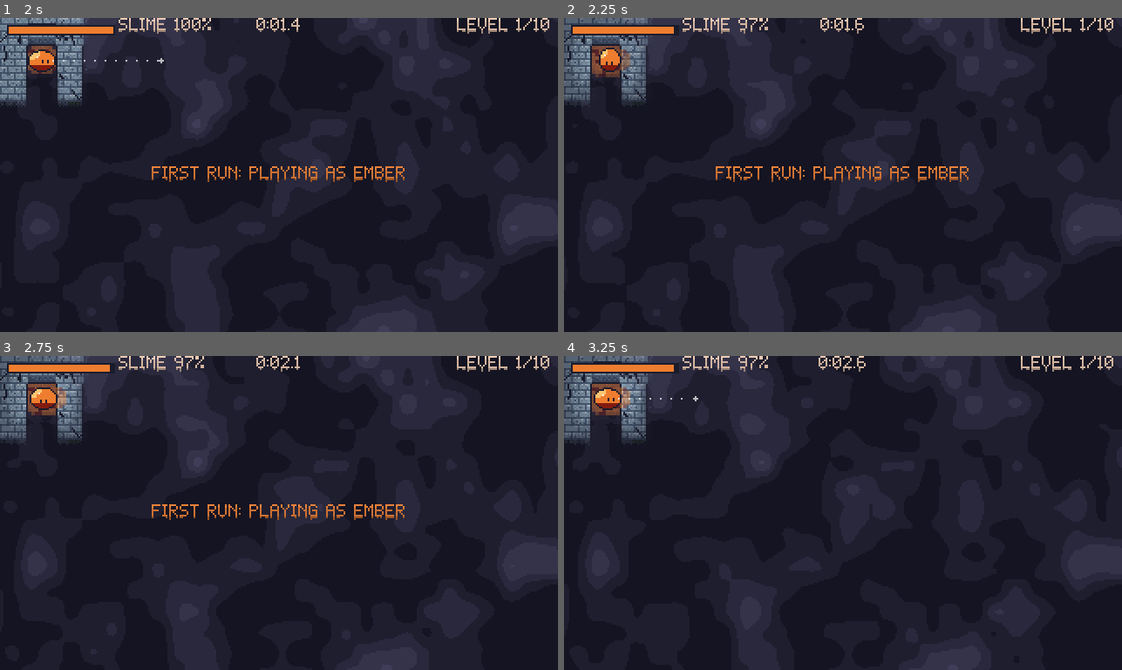
Above: before the commit, frames 1-4 (two rows, left to right).
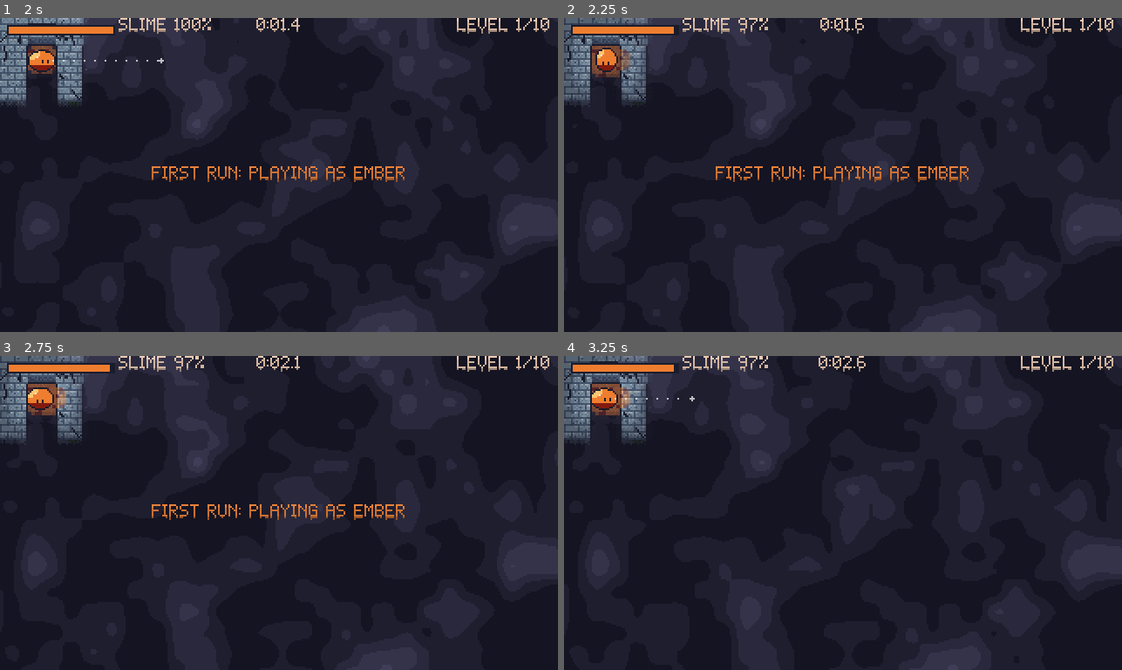
Above: after the commit, the same moments.

Repository: AveryBlue-GD/slime-time
Game: Godot game, scene res://scenes/title.tscn
Two runs of this game, one before a commit and one after it. Both use one fixed random seed, a clock stepped at 60 frames per second and the inputs below.
Inputs (mouse positions are in pixels of both pictures, inside the frame that each line leads up to):
- Up to frame 1 (2 s): click "NEW GAME" at 0.5 s; tap Enter at 1.25 s; move the mouse to (401, 159) at 1.27 s; hold D (move_right) from 1.28 s (still down); hold Space (jump) from 1.28 s (still down); click (401, 159) at 1.42 s
- Up to frame 2 (2.25 s): release D (move_right) at 2 s; release Space (jump) at 2 s; drag from (731, 190) to (815, 237) at 2.02 s
- Up to frame 3 (2.75 s): no input
- Up to frame 4 (3.25 s): move the mouse to (898, 443) at 2.77 s; hold D (move_right) from 2.78 s (still down); hold Space (jump) from 2.78 s (still down); tap J at 2.85 s

Frame 1 is identical in both runs. In frame 2, 0.2% of the frame differs, in the area x 5-11%, y 9-18%; in frame 3, 0.2%; in frame 4, 0.2%, in the area x 4-25%, y 1-18%.

Commit message:
Splats throw the slime back off the wall
Hitting a wall mid-jump now reflects the slime off it and slides it back
by 40% of the jump distance it still had left (so a hard leap into a near
wall bounces ~3 tiles, a gentle hop barely moves). The knockback slide
smears goo but costs no extra slime. test_bounce.gd covers it.

Co-Authored-By: Claude Opus 5.5 <noreply@anthropic.com>

Diff:
--- a/scripts/game.gd
+++ b/scripts/game.gd
@@ -202,7 +202,8 @@
 		var moved := pos.distance_to(last_slime_pos)
 		if moved > 0.0:
 			last_slime_pos = pos
-			slime_remaining = maxf(slime_remaining - moved * slime_cost_per_tile / TILE, 0.0)
+			if not slime.knocked_back:  # a splat's knockback slide is already paid for
+				slime_remaining = maxf(slime_remaining - moved * slime_cost_per_tile / TILE, 0.0)
 			_paint_goo(pos, TRAIL_RADIUS)
 	if not chalice.visible and pos.distance_to(chalice.position) <= CHALICE_REVEAL_DISTANCE + glow_radius * 0.5:
 		chalice.visible = true
--- a/scripts/slime.gd
+++ b/scripts/slime.gd
@@ -18,6 +18,11 @@
 const MAX_JUMP_TILES := 8.0
 const JUMP_SPEED := 220.0
 const SPLAT_STUN := 0.3
+## Splat knockback: the slime is thrown back (reflected off the wall) about this share of the
+## jump distance it still had left when it hit, sliding to a stop on the goo.
+const BOUNCE_FACTOR := 0.4
+## Below this speed a knockback counts as over.
+const KNOCKBACK_END_SPEED := 6.0
 ## How strongly a single-direction press pulls the slime onto the center line of its lane.
 const LANE_PULL := 10.0
 ## Below this speed the slime shows its idle wobble instead of gliding.
@@ -48,6 +53,8 @@
 var _jump_traveled := 0.0
 ## Distance actually flown by the latest jump (shorter than planned when it hits a wall).
 var last_jump_traveled := 0.0
+## True while sliding from a splat's knockback (that slide costs no slime).
+var knocked_back := false
 var _stun_left := 0.0
 var _splat_side := "n"
 var _land_anim_left := 0.0
@@ -161,11 +168,14 @@
 		State.AIRBORNE:
 			_fly(delta)
 		State.STUNNED:
+			_glide(Vector2.ZERO, delta)  # the knockback slides on while stunned
 			_stun_left -= delta
 			if _stun_left <= 0.0:
 				state = State.GLIDE
 				_recover_anim_left = RECOVER_ANIM_TIME
 
+	if knocked_back and (state == State.GLIDE and (input != Vector2.ZERO or velocity.length() < KNOCKBACK_END_SPEED)):
+		knocked_back = false
 	_squish_left -= delta
 	if state == State.GLIDE and velocity.length() > IDLE_SPEED and _squish_left <= 0.0:
 		_squish_left = SQUISH_INTERVAL * max_speed / maxf(velocity.length(), 1.0)
@@ -262,6 +272,7 @@
 		state = State.STUNNED
 		_stun_left = SPLAT_STUN
 		_splat_side = dir_name(-wall_normal)
+		_knock_back(wall_normal)
 		_sfx("splat")
 		Input.vibrate_handheld(60)  # phones buzz on a splat (no effect elsewhere)
 	else:
@@ -271,6 +282,16 @@
 	jump_landed.emit(_jump_distance, hit_wall, wall_normal)
 
 
+## Throws the slime back off the wall it hit. The leftover jump distance is the momentum: the
+## slide covers BOUNCE_FACTOR of it, so a hard leap into a near wall flies back further than a
+## gentle hop. Friction (v^2 = 2 * friction * distance) sets the starting speed for that slide.
+func _knock_back(wall_normal: Vector2) -> void:
+	var leftover := maxf(_jump_distance - _jump_traveled, 0.0)
+	var slide := leftover * BOUNCE_FACTOR
+	velocity = _jump_dir.bounce(wall_normal).normalized() * sqrt(2.0 * friction * slide)
+	knocked_back = slide > 0.5
+
+
 func _sfx(sound_name: String, volume_db := 0.0, pitch := 1.0) -> void:
 	var sfx := get_node_or_null("/root/Sfx")
 	if sfx:
--- /dev/null
+++ b/tests/test_bounce.gd
@@ -0,0 +1,103 @@
+extends SceneTree
+
+## Splat knockback checks: hitting a wall throws the slime back the way it came, by about
+## BOUNCE_FACTOR of the jump distance it had left, so hard leaps bounce further than soft hops;
+## the knockback slide costs no slime but still smears goo.
+## Run: .\tools\godot.ps1 --path . --headless --fixed-fps 60 --quit-after 20000 -s res://tests/test_bounce.gd
+
+const MAIN := preload("res://scenes/main.tscn")
+
+var failures := 0
+
+
+func _initialize() -> void:
+	await process_frame
+	var progress: Node = root.get_node("Progress")
+	progress.save_path = "user://test_save.cfg"
+	progress.levels_cleared = 1
+
+	var game := await _spawn()
+	var spot := _dead_end(game, 3)
+	_check(not spot.is_empty(), "found a dead end with an open corridor behind it")
+	var dir: Vector2 = Vector2(spot.dir)
+
+	# Full-power leap into the dead-end wall from its last cell.
+	var hard := await _splat(game, spot, 100.0)
+	_check(hard.back_dot < -0.95, "the slime is thrown back the way it came")
+	_check(absf(hard.bounce - hard.expected) < 6.0,
+		"it slides back ~%.0f%% of its leftover jump (%.0f px for %.0f px left)" % [Slime.BOUNCE_FACTOR * 100.0, hard.bounce, hard.leftover])
+	_check(absf(hard.used - game.last_jump_cost) < 0.01, "the knockback slide costs no extra slime")
+	_check(game.fog_alpha_at(hard.contact - dir * hard.bounce / 2.0) < 1.0, "the slide still smears goo (the area it slid over is revealed)")
+	_check(not game.slime.knocked_back, "the knockback ends once the slime stops")
+	game.free()
+
+	# A soft hop into the same wall bounces much less.
+	game = await _spawn()
+	var soft := await _splat(game, spot, 0.0)
+	_check(soft.bounce < hard.bounce / 3.0, "a gentle hop barely bounces (%.1f px vs %.0f px)" % [soft.bounce, hard.bounce])
+	game.free()
+
+	DirAccess.remove_absolute(ProjectSettings.globalize_path("user://test_save.cfg"))
+	print("RESULT: %s" % ("PASS" if failures == 0 else "FAIL (%d)" % failures))
+	quit(1 if failures else 0)
+
+
+## Puts the slime in the dead end's last cell, leaps at the wall with `charge`, waits for the
+## knockback to settle, and measures what happened.
+func _splat(game: Node2D, spot: Dictionary, charge: float) -> Dictionary:
+	var start := MazeGenerator.cell_center(spot.cell, 16)
+	game.slime.position = start
+	game.last_slime_pos = start
+	var dir := Vector2(spot.dir)
+	game.slime.facing = dir
+	var before: float = game.slime_remaining
+	game.slime.launch(charge)
+	for i in 120:
+		await physics_frame
+		if game.slime.state == Slime.State.STUNNED:
+			break
+	var contact: Vector2 = game.slime.position
+	var leftover: float = Slime.jump_distance_for(charge) - game.slime.last_jump_traveled
+	for i in 120:
+		await physics_frame
+	var offset: Vector2 = game.slime.position - contact
+	return {
+		contact = contact,
+		bounce = offset.length(),
+		back_dot = offset.normalized().dot(dir) if offset.length() > 0.5 else -1.0,
+		leftover = leftover,
+		expected = leftover * Slime.BOUNCE_FACTOR,
+		used = before - game.slime_remaining,
+	}
+
+
+## A cell whose way forward (dir) is a wall while the cells behind it run straight for `behind`.
+func _dead_end(game: Node2D, behind: int) -> Dictionary:
+	for y in game.maze.cells.y:
+		for x in game.maze.cells.x:
+			var cell := Vector2i(x, y)
+			for dir: Vector2i in [Vector2i.RIGHT, Vector2i.LEFT, Vector2i.DOWN, Vector2i.UP]:
+				if (cell + dir) in MazeGenerator.open_neighbors(game.maze, cell):
+					continue
+				var back := cell
+				var ok := true
+				for i in behind:
+					ok = ok and (back - dir) in MazeGenerator.open_neighbors(game.maze, back)
+					back -= dir
+				if ok:
+					return {cell = cell, dir = dir}
+	return {}
+
+
+func _spawn() -> Node2D:
+	var game: Node2D = MAIN.instantiate()
+	game.level = 1
+	root.add_child(game)
+	await physics_frame
+	return game
+
+
+func _check(ok: bool, label: String) -> void:
+	print(("  ok   " if ok else "  FAIL ") + label)
+	if not ok:
+		failures += 1
--- a/tests/test_phase4.gd
+++ b/tests/test_phase4.gd
@@ -63,6 +63,7 @@
 	var path := MazeGenerator.shortest_path(game.maze, game.maze.start, game.maze.goal)
 	var far := MazeGenerator.cell_center(path[path.size() / 2], 16)  # well away from the start and the chalice
 	slime.position = far
+	slime.velocity = Vector2.ZERO  # drop any leftover splat knockback
 	game.last_slime_pos = far
 	await _wait(2.0)
 	var after_4: float = game.fog_alpha_at(start)
Not shown, added: tests/test_bounce.gd.uid
Not shown, changed: CLAUDE.md
Not shown, changed: docs/game-design.md
